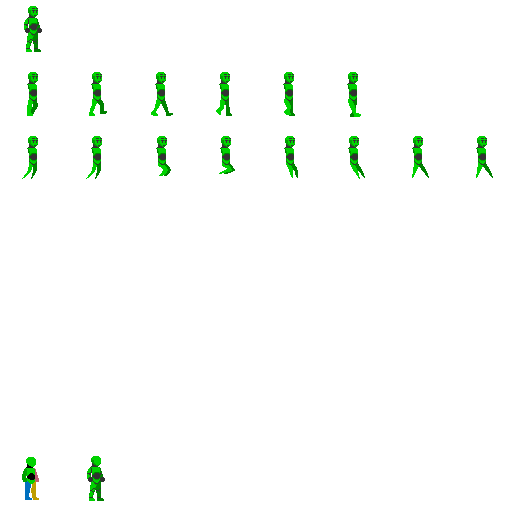
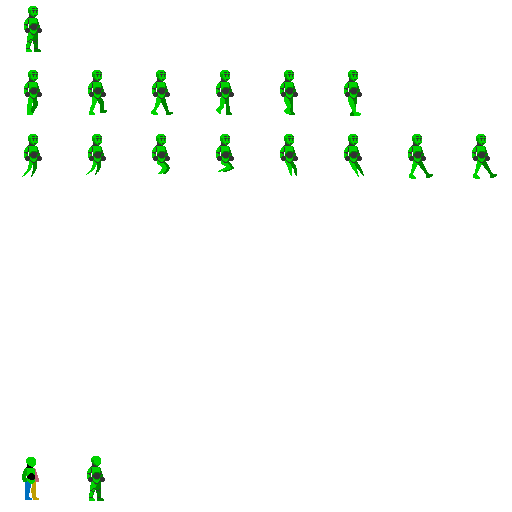
Layer changes from the first 512×512 image to the second:
painted on "Layer #1" over (22, 70, 497, 179)
